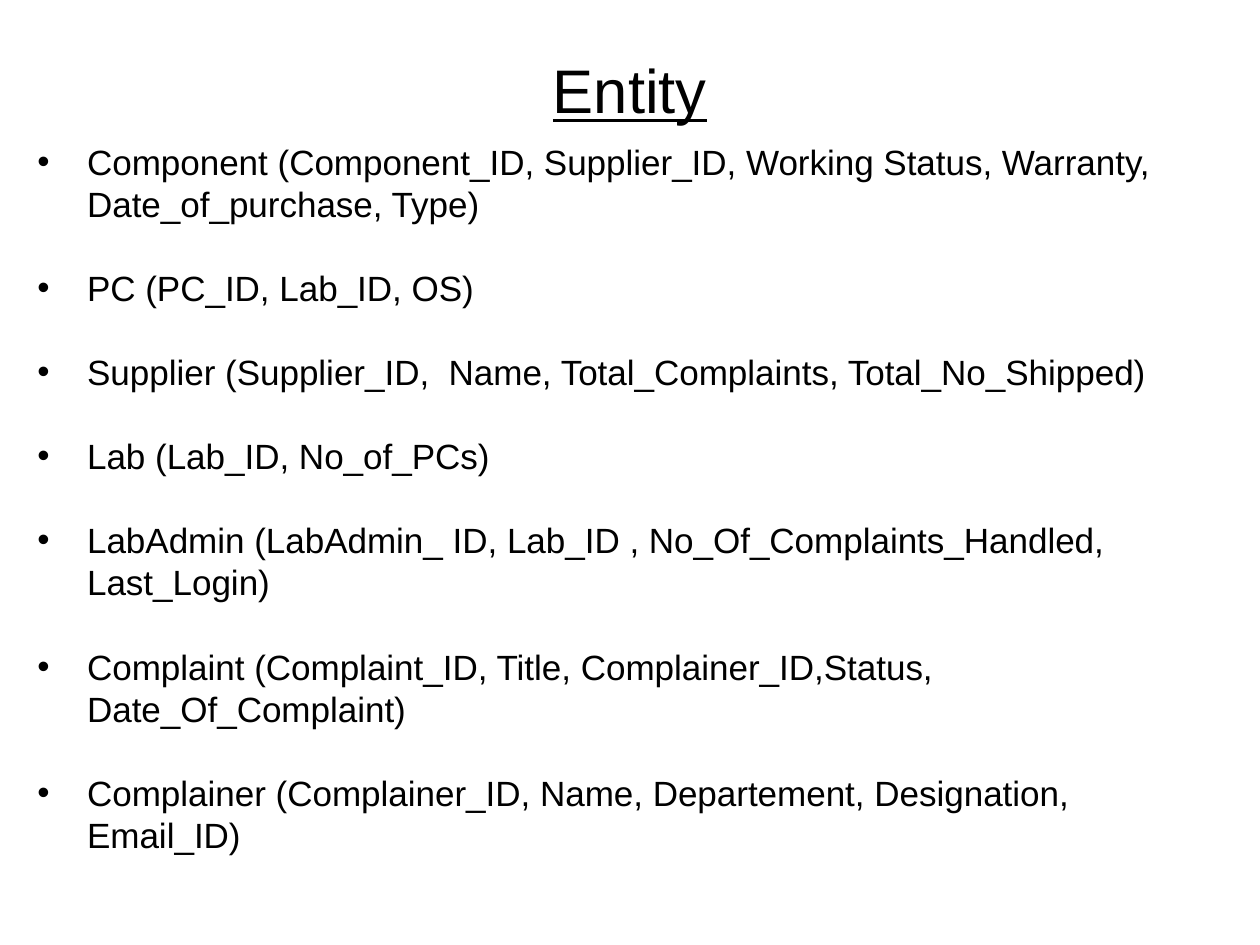
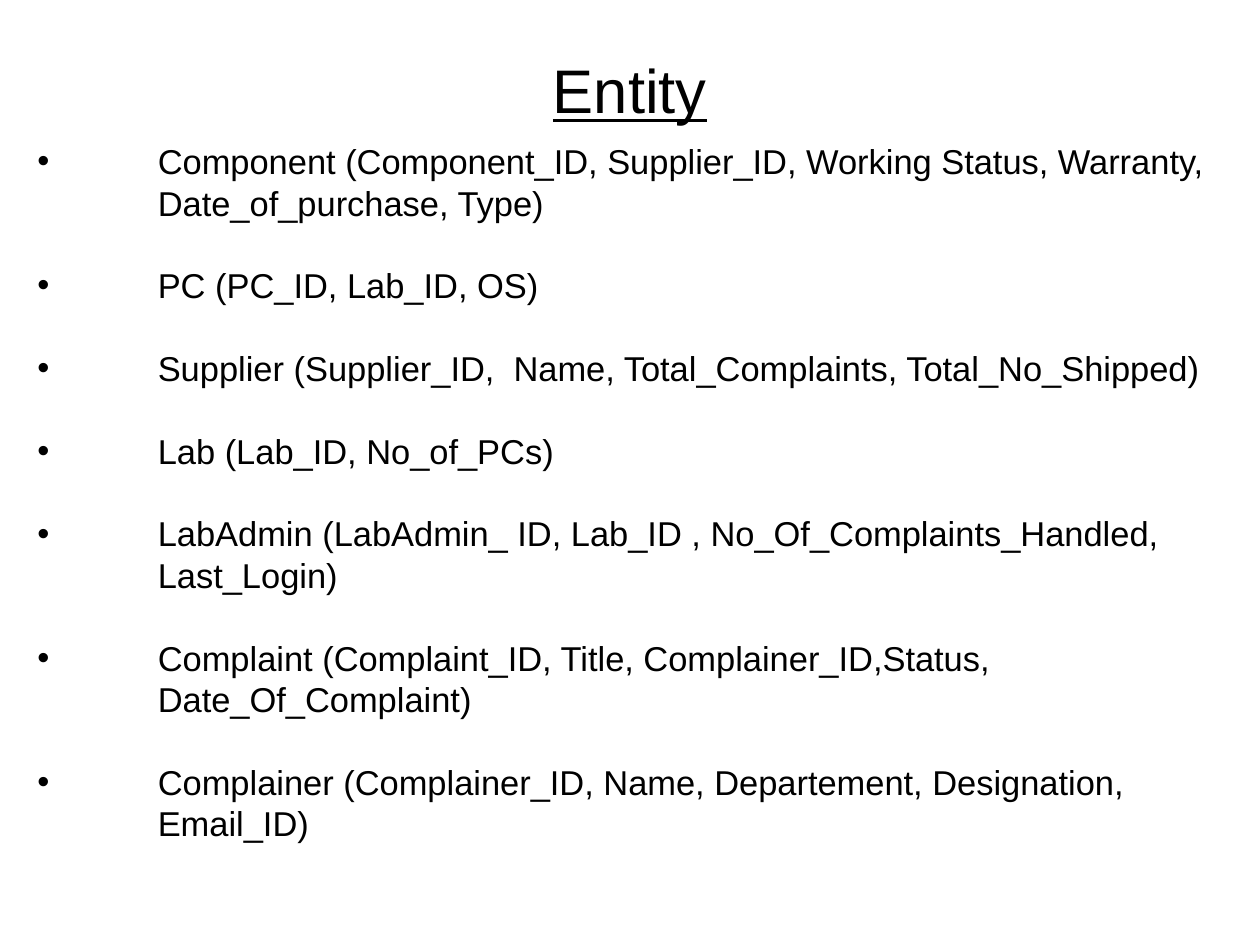
Before and after one commit to SanketSKasar/VJTI-DBA-Project, a slide deck: slide 7 of ProjectDetails/Presentation.pptx. Drawn at 1260x945 pixels with LibreOffice and Linux fonts; fonts in the diff are those of the drawing. Boxes give left, top, right and bottom in pixels: in the first picture for what was removed or moved away, otherwise in the second. Text is boxed around its words. In the diff, an @@ line names an element or a change of style, - is before the commit and + after.

```diff
--- a/ProjectDetails/Presentation.pptx
+++ b/ProjectDetails/Presentation.pptx
@@ text "Component (Component_ID, Supplier_ID, Working Status, ..." at box(158, 149, 1203, 842): size 28.5 to 28 pt; indent changed @@
```
Also in this commit, not shown: 7 other slides changed, 2 slides added, 1 other file.
